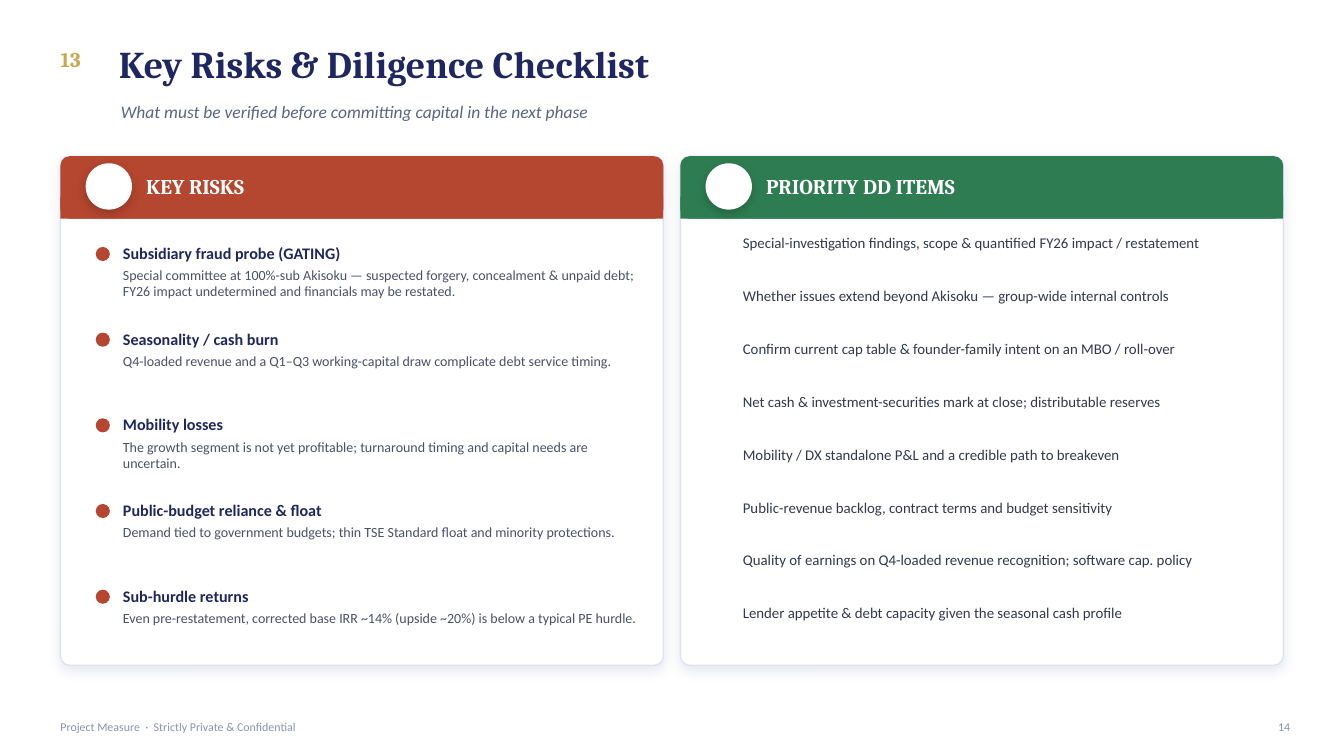
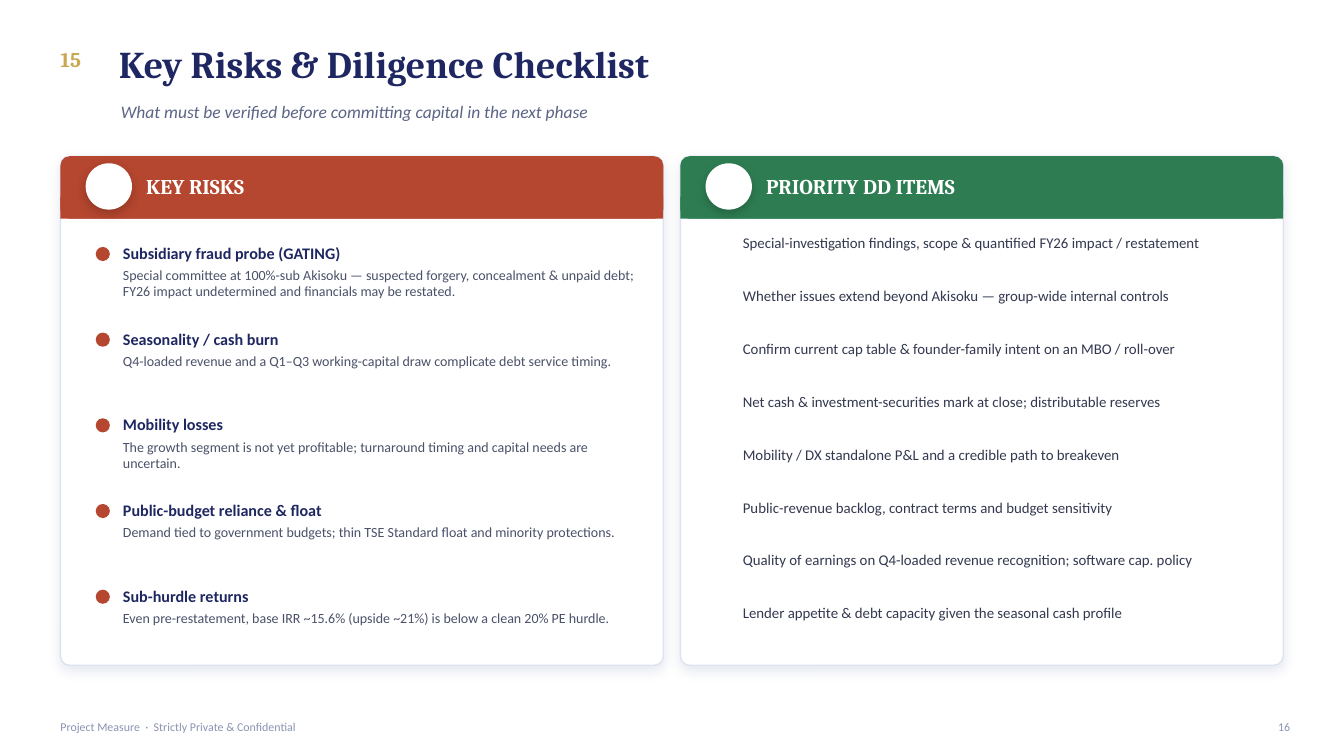
Before and after one commit to ankimo1210/projects, a slide deck: slide 16 of aisan_lbo_case/docs/AISAN_4667_Take_Private_Case_Study.pptx (slide 14 before the commit). Drawn at 1344x756 pixels with LibreOffice and Linux fonts; fonts in the diff are those of the drawing; background and template pictures are left out. Boxes give left, top, right and bottom in pixels: in the first picture for what was removed or moved away, otherwise in the second. Text is boxed around its words. In the diff, an @@ line names an element or a change of style, - is before the commit and + after.

```diff
--- a/aisan_lbo_case/docs/AISAN_4667_Take_Private_Case_Study.pptx
+++ b/aisan_lbo_case/docs/AISAN_4667_Take_Private_Case_Study.pptx
@@ text at (x1=60, y1=53, x2=81, y2=67): text changed @@
-13
+15
@@ text at (x1=123, y1=613, x2=609, y2=626): text changed @@
-Even pre-restatement, corrected base IRR ~14% (upside ~20%) is below a typical PE hurdle.
+Even pre-restatement, base IRR ~15.6% (upside ~21%) is below a clean 20% PE hurdle.
```
Also in this commit, not shown: 13 other slides changed, 2 slides added, 8 other files.
